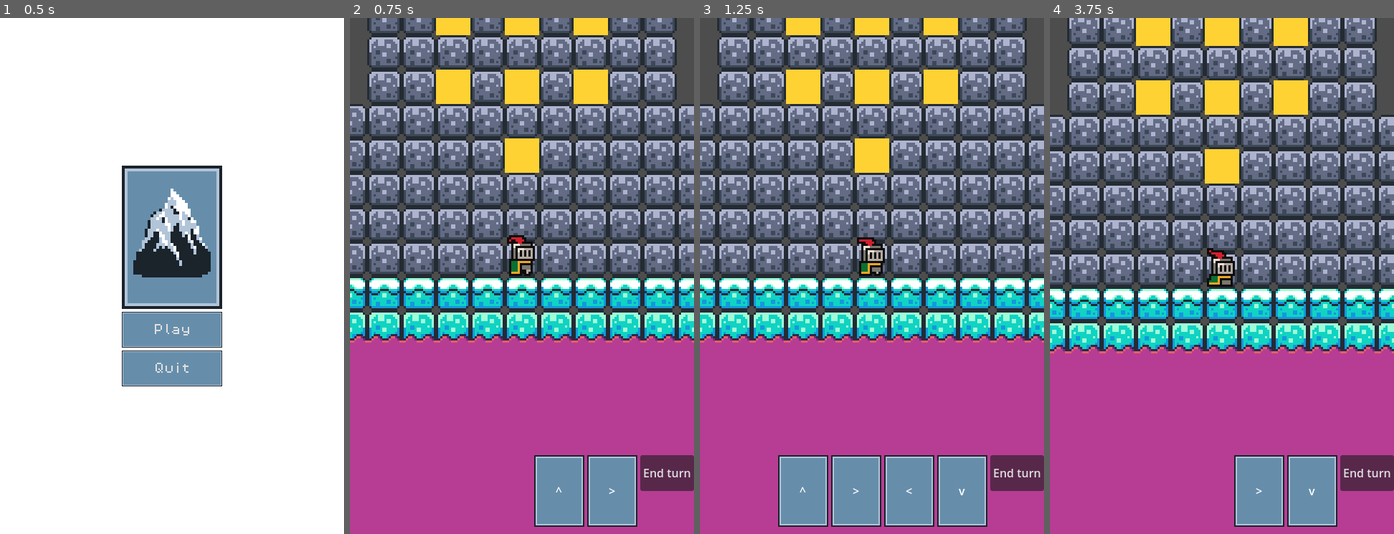
Above: before the commit, frames 1-4 (left to right).
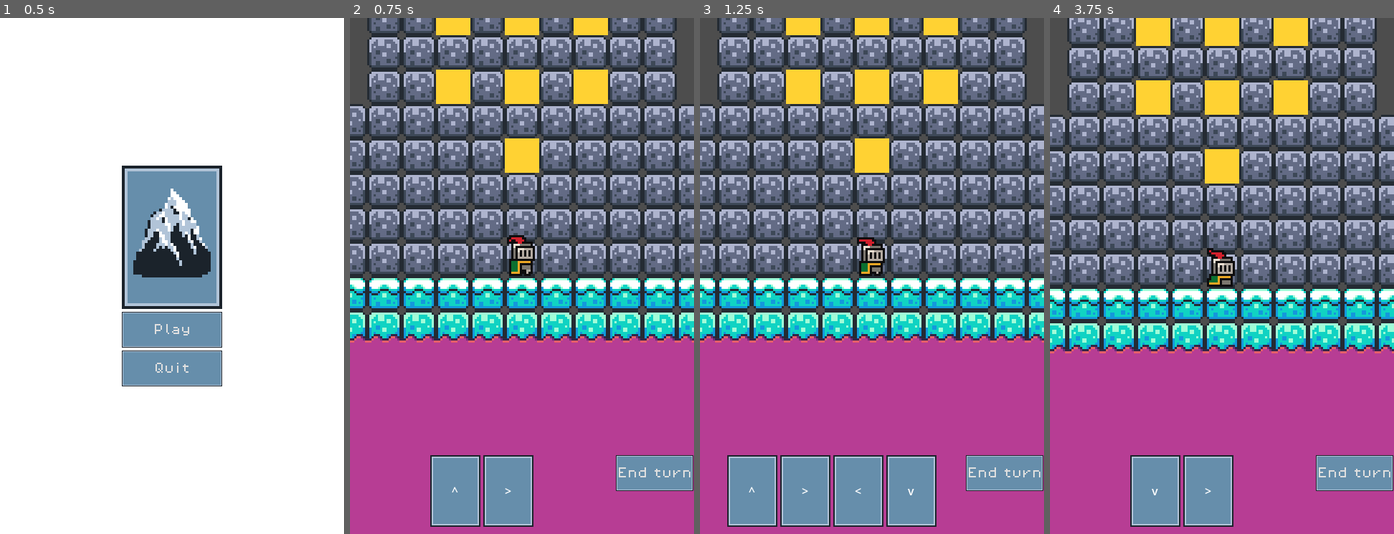
Above: after the commit, the same moments.

Repository: cbouwense/Scale-the-Summit
Game: Godot game, scene res://scenes/main_menu.tscn
The game is run twice, just before and just after one commit, with the same random seed, the same clock (stepped at 60 frames per second) and the same inputs.
Inputs:
- Up to frame 1 (0.5 s): no input
- Up to frame 2 (0.75 s): click "Play" at 0.5 s
- Up to frame 3 (1.25 s): no input
- Up to frame 4 (3.75 s): click "^" at 1.25 s; click ">" at 2 s; click "<" at 2.75 s; click "v" at 3.5 s

Frame 1 is identical in both runs. In frame 2, 8.9% of the frame differs, in the area x 23-100%, y 84-99%; in frame 3, 6.1%; in frame 4, 8.9%.

Commit message:
Redraw cards in place

Diff:
--- a/scenes/game.tscn
+++ b/scenes/game.tscn
@@ -10,6 +10,7 @@
 [ext_resource type="Script" path="res://scripts/pile_counts.gd" id="6_epjhv"]
 [ext_resource type="Script" path="res://scripts/discard_cards.gd" id="7_po0yu"]
 [ext_resource type="Script" path="res://scripts/end_turn.gd" id="8_7a370"]
+[ext_resource type="Theme" uid="uid://gl5sre36a7ms" path="res://resources/main_theme.tres" id="10_01yge"]
 [ext_resource type="PackedScene" uid="uid://b306y7thyimeq" path="res://scenes/pickup.tscn" id="10_vqq0q"]
 [ext_resource type="PackedScene" uid="uid://dhu4v8yyin634" path="res://scenes/hazard.tscn" id="12_2xkfn"]
 [ext_resource type="PackedScene" uid="uid://f27dlqa585u4" path="res://scenes/avalanche.tscn" id="13_tyg7e"]
@@ -373,12 +374,14 @@
 
 [node name="MainStuff" type="HBoxContainer" parent="CardManager/MarginContainer/VBoxContainer/MarginContainer"]
 layout_mode = 2
-alignment = 2
+alignment = 1
 
 [node name="Hand" type="HBoxContainer" parent="CardManager/MarginContainer/VBoxContainer/MarginContainer/MainStuff"]
+custom_minimum_size = Vector2(366, 100)
 layout_mode = 2
 size_flags_horizontal = 4
 size_flags_vertical = 4
+alignment = 1
 
 [node name="Discard" type="HBoxContainer" parent="CardManager/MarginContainer/VBoxContainer/MarginContainer/MainStuff"]
 visible = false
@@ -465,6 +468,7 @@
 layout_mode = 2
 size_flags_horizontal = 4
 size_flags_vertical = 8
+theme = ExtResource("10_01yge")
 text = "End turn"
 script = ExtResource("8_7a370")
 card_manager_path = NodePath("../../../../../..")
--- a/scripts/card.gd
+++ b/scripts/card.gd
@@ -32,7 +32,8 @@
 		elif event.button_index == MOUSE_BUTTON_RIGHT:
 			if g.discards_left_this_turn > 0:
 				g.discards_left_this_turn -= 1
+				var card_index = get_index()
 				reparent(discard)
 				await get_tree().create_timer(.2).timeout # Sleep
-				card_manager.draw_card()
+				card_manager.draw_card(card_index)
 				await get_tree().create_timer(.2).timeout # Sleep
--- a/scripts/card_manager.gd
+++ b/scripts/card_manager.gd
@@ -49,9 +49,14 @@
 	for i in range(cards_in_deck.size()):
 		deck.move_child(cards_in_deck[i],i)
 
-func draw_card():
+func draw_card(index = null):
 	if deck.get_child_count() > 0: # If the deck has cards available
-		deck.get_child(0).reparent(hand) # then move the next card from the deck to the hand
+		var top_card = deck.get_child(0) # then move the next card from the deck to the hand
+		top_card.reparent(hand)
+		if index:
+			hand.move_child(top_card, index)
+
+
 	else: # Deck is empty
 		# Put all the discard cards into the deck again
 		for child in discard.get_children():
Not shown, added: out/index.apple-touch-icon.png.import
Not shown, added: out/index.icon.png.import
Not shown, added: out/index.png.import
Not shown: 1 places in scenes/game.tscn that only renumber resources
Not shown, changed: out/index.html
Not shown, changed: out/index.pck
